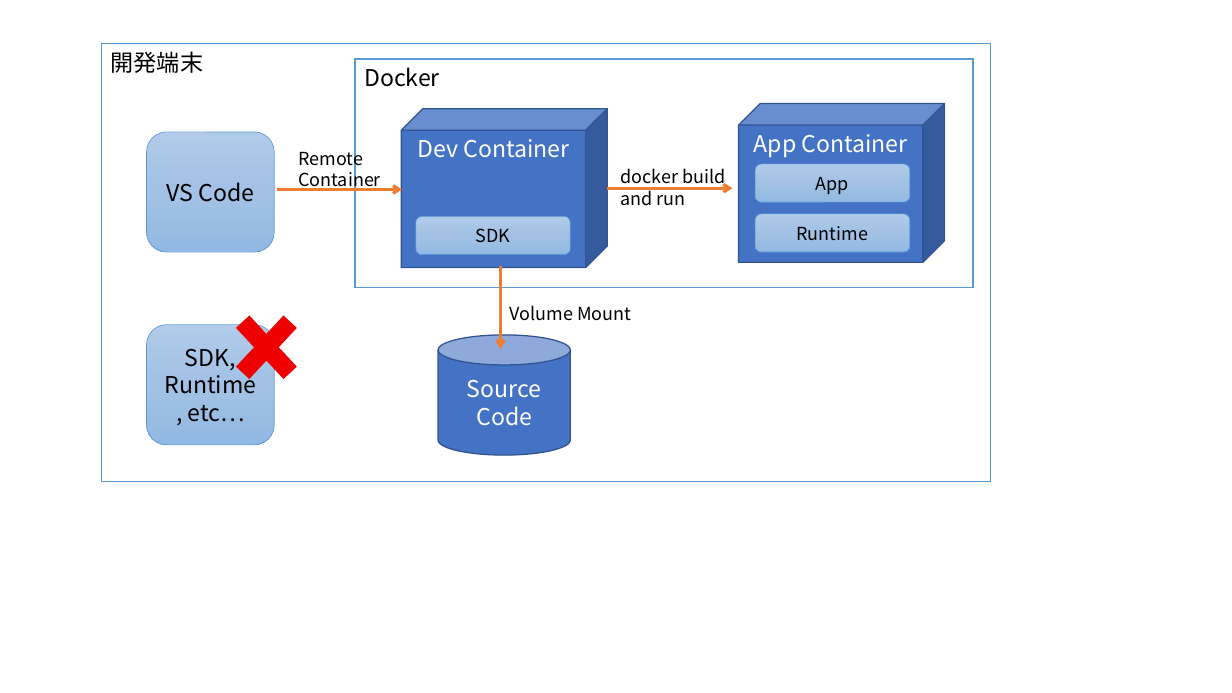
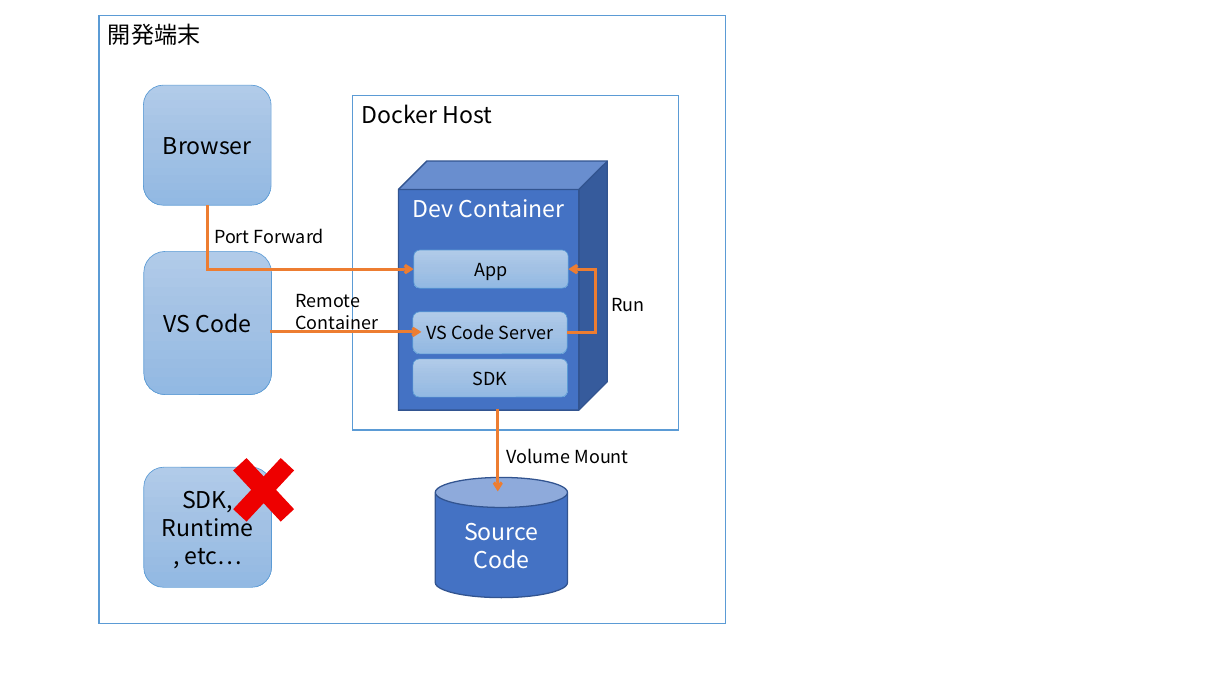
Before and after one commit to ayuina/ainaba-csa-blog, a slide deck: slide 1 of docker-outside-of-vscode-devcontainer/images/figures.pptx. Drawn at 1232x693 pixels with LibreOffice and Linux fonts; fonts in the diff are those of the drawing. Boxes give left, top, right and bottom in pixels: in the first picture for what was removed or moved away, otherwise in the second. Text is boxed around its words. In the diff, an @@ line names an element or a change of style, - is before the commit and + after.

```diff
--- a/docker-outside-of-vscode-devcontainer/images/figures.pptx
+++ b/docker-outside-of-vscode-devcontainer/images/figures.pptx
@@ rectangle "開発端末": place and size @@
-rectangle "開発端末" at <box>102,43,991,482</box>
+rectangle "開発端末" at <box>99,16,726,624</box>
@@ rounded rectangle added at <box>143,85,271,205</box>, fill gradient #B1CBE9 to #A3C1E5 to #93B9E4, outline #5B9BD5 0.5 pt, 18 pt, text #000000 @@
+Browser
@@ rectangle "Docker Host": place and size @@
-rectangle "Docker Host" at <box>355,59,973,287</box>
+rectangle "Docker Host" at <box>352,95,678,430</box>
@@ text in rectangle at <box>361,104,492,124</box>: text changed @@
-Docker
+Docker Host
@@ cube removed at <box>738,104,945,262</box> @@
-App Container
@@ cube "Dev Container": place and size @@
-cube "Dev Container" at <box>401,109,607,268</box>
+cube "Dev Container" at <box>398,161,607,410</box>
@@ text removed at <box>621,168,725,206</box> @@
-docker build and run
@@ elbow arrow added from (207, 205) to (414, 269), #ED7D31 2.25 pt @@
@@ arrow removed from (607, 189) to (733, 189) @@
@@ text added at <box>214,228,324,244</box>, 14 pt, text #000000 @@
+Port Forward
@@ rounded rectangle removed at <box>755,213,909,251</box> @@
-Runtime
@@ rounded rectangle "VS Code": place and size @@
-rounded rectangle "VS Code" at <box>147,132,274,252</box>
+rounded rectangle "VS Code" at <box>144,251,272,395</box>
@@ rounded rectangle "App": place and size @@
-rounded rectangle "App" at <box>755,164,909,201</box>
+rounded rectangle "App" at <box>414,250,568,288</box>
@@ elbow arrow added from (567, 333) to (568, 269), #ED7D31 2.25 pt @@
@@ text "Remote Container": place and size @@
-text "Remote Container" at <box>298,146,381,192</box>
+text "Remote Container" at <box>295,289,378,334</box>
@@ text added at <box>611,297,644,312</box>, 14 pt, text #000000 @@
+Run
@@ rounded rectangle added at <box>413,311,567,354</box>, fill gradient #B1CBE9 to #A3C1E5 to #93B9E4, outline #5B9BD5 0.5 pt, 14 pt, text #000000 @@
+VS Code Server
@@ arrow moved from (277, 189) - (402, 189) to (270, 332) - (421, 332) @@
@@ 2 rounded rectangles, 1 cylinder, 1 cross, 1 arrow: place and size @@
-2 rounded rectangles, 1 cylinder, 1 cross, 1 arrow at <box>147,216,570,455</box>
+2 rounded rectangles, 1 cylinder, 1 cross, 1 arrow at <box>144,359,567,598</box>
@@ text "Volume Mount": place and size @@
-text "Volume Mount" at <box>510,305,631,321</box>
+text "Volume Mount" at <box>507,448,628,464</box>
```
Also in this commit, not shown: 3 slides added, 9 other files.
